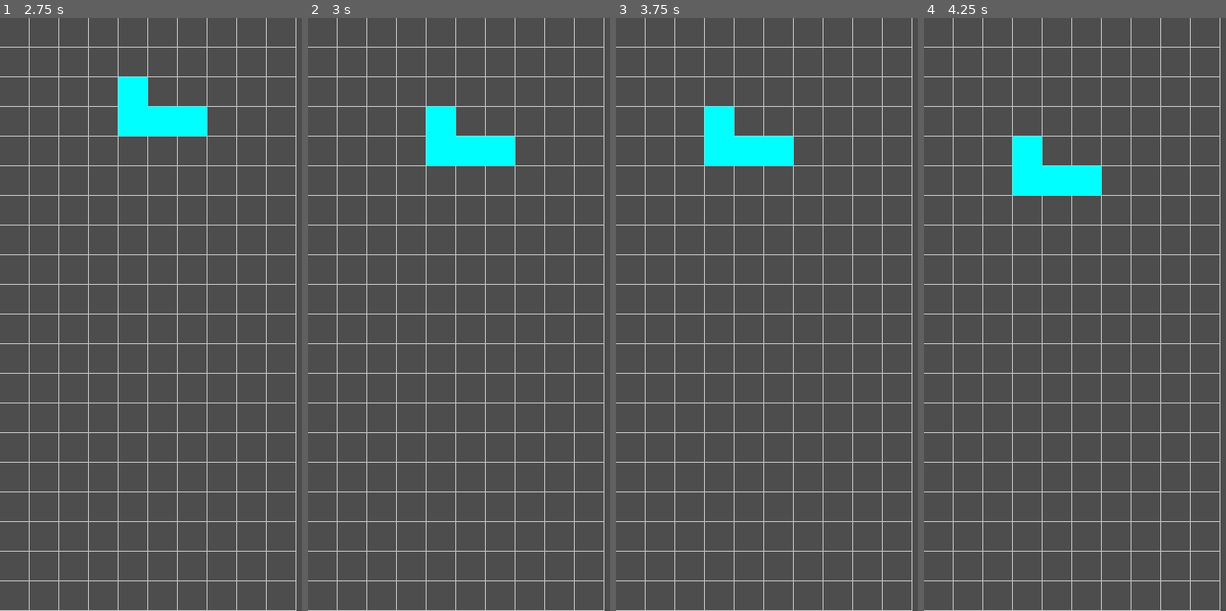
Above: before the commit, frames 1-4 (left to right).
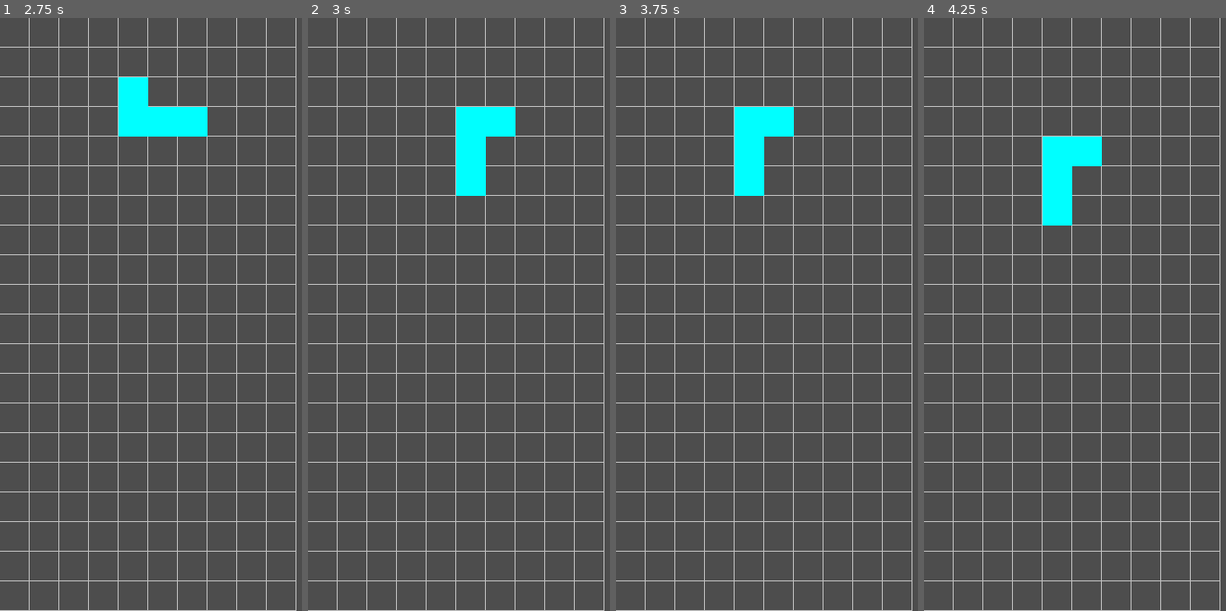
Above: after the commit, the same moments.

Repository: ChinZhengHong/Spectris
Game: Godot game, scene res://main.tscn
Same seed, same stepped clock (60 frames per second), same inputs: the game is played once before the commit and once after it.
Inputs:
- Up to frame 1 (2.75 s): tap Enter at 0.5 s; hold Right (ui_right) 0.53-1.28 s; tap Space at 1.25 s; hold Down (ui_down) 1.28-2.03 s; hold Right (ui_right) from 2.03 s (still down)
- Up to frame 2 (3 s): tap Enter at 2.75 s; release Right (ui_right) at 2.78 s; hold Up (ui_up) from 2.78 s (still down)
- Up to frame 3 (3.75 s): tap Space at 3.5 s; release Up (ui_up) at 3.53 s; hold Left (ui_left) from 3.53 s (still down)
- Up to frame 4 (4.25 s): keep holding Left (ui_left)

Frame 1 is identical in both runs. In frame 2, 2.9% of the frame differs, in the area x 39-69%, y 15-30%; in frame 3, 2.9%; in frame 4, 2.9%.

Commit message:
can spin the block

Diff:
--- a/current_piece.gd
+++ b/current_piece.gd
@@ -20,6 +20,13 @@
 		if board.grid[cell.y][cell.x] != -1:
 			return false
 	return true
+
+# rotate
+func _get_rotated_offsets(offsets: Array) -> Array:
+	var rotated = []
+	for offset in offsets:
+		rotated.append(Vector2i(-offset.y, offset.x))
+	return rotated
 
 func _ready():
 	_spawn_piece()
@@ -55,6 +62,12 @@
 			grid_position = new_pos
 			queue_redraw()
 
+	elif event.is_action_pressed("ui_up"):
+		var new_offsets = _get_rotated_offsets(block_offsets)
+		if _can_move(new_offsets, grid_position):
+			block_offsets = new_offsets
+			queue_redraw()
+
 
 func _on_timer_timeout() -> void:
 	var new_pos = grid_position + Vector2i(0, 1)
